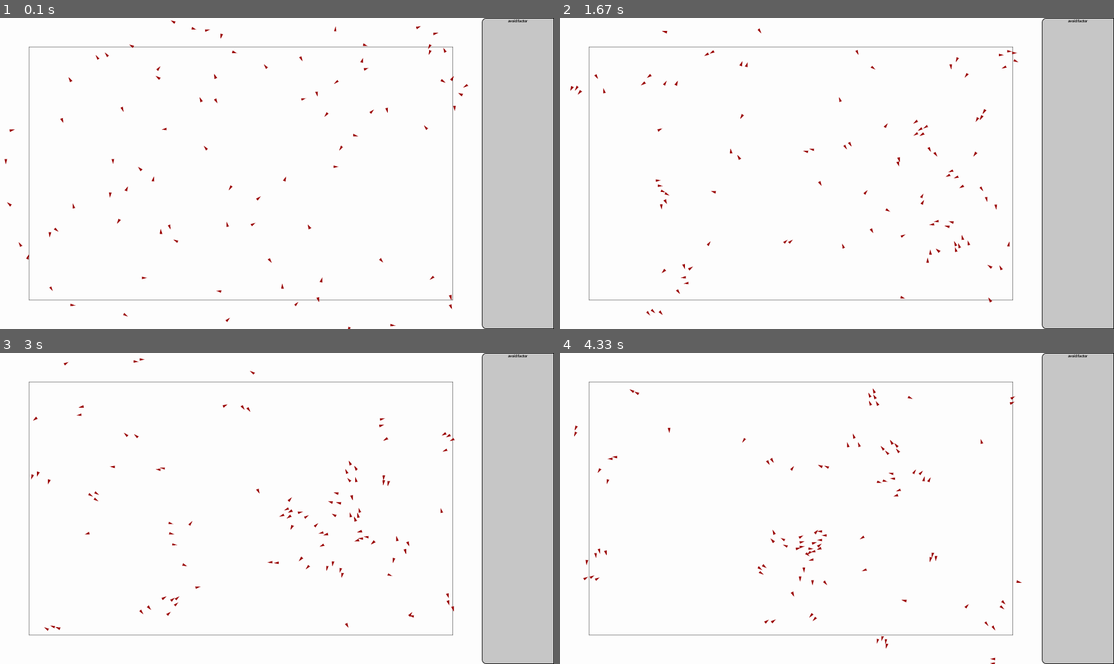
Above: before the commit, frames 1-4 (two rows, left to right).
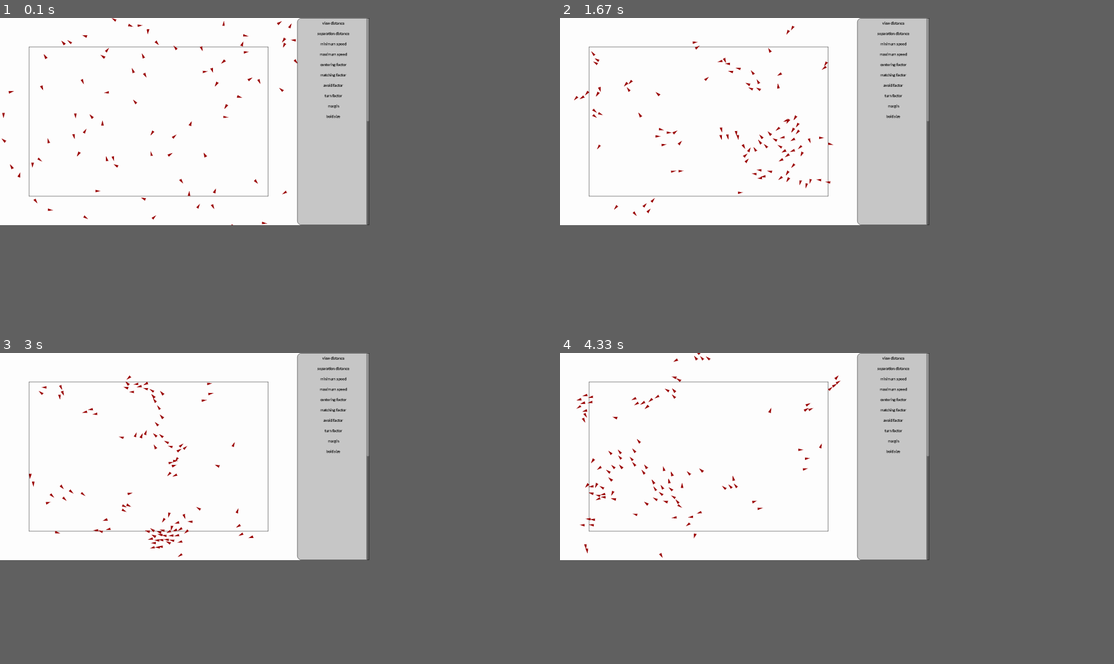
Above: after the commit, the same moments.

Repository: Peter-Vanderhyde/Boid-Simulation
Game: pygame game, started from main.py
The game is run twice, just before and just after one commit, with the same random seed, the same clock (stepped at 60 frames per second) and the same inputs.
Inputs:
- Up to frame 1 (0.1 s): no input
- Up to frame 2 (1.67 s): tap Enter at 0.33, 0.67 s
- Up to frame 3 (3 s): no input
- Up to frame 4 (4.33 s): no input
In our replay, the window is 900x506 before the commit and 600x337 after it. These sizes can differ from the game's own. Grey fills any space a smaller window leaves; there, only what the larger window draws over its background counts as a difference.

The runs differ from the first frame. In frame 1, 23% of the frame differs, in the area x 0-100%, y 0-100%; in frame 2, 24%, in the area x 1-100%, y 0-100%; in frame 3, 24%; in frame 4, 24%.

Commit message:
Added scrolling and stacking props

Diff:
--- a/canvas.py
+++ b/canvas.py
@@ -6,24 +6,31 @@
 class Canvas:
     """This class takes care of drawing the window, drawing the boids, and handling window events."""
 
-    def __init__(self, width, height, sidebar_width, bg_color, settings):
-        self.screen = pygame.display.set_mode((width, height), pygame.FULLSCREEN) # Create window
+    def __init__(self, width, height, bg_color, settings):
+        self.screen = pygame.display.set_mode((width, height)) # Create window
         self.bg_color = bg_color
         self.width = self.screen.get_width()
         self.height = self.screen.get_height()
-        self.sidebar = gui.Sidebar(self.screen, sidebar_width, settings)
+        self.sidebar = None
         margin = settings["margin"]["value"]
         # Create rectangle area the boids will try to stay within
         # ((corner_x, corner_y), (width, height))
         self.active_area = ((margin, margin),
-                    (self.width - sidebar_width - margin * 2, self.height - margin * 2))
+                    (self.width - margin * 2, self.height - margin * 2))
         self.settings = settings
         self.show_circles = False
+
+    def create_sidebar(self, width, prop_margin):
+        self.sidebar = gui.Sidebar(self.screen, width, prop_margin, self.settings)
+        margin = self.active_area[0][0]
+        self.active_area = ((margin, margin),
+                    (self.width - width - margin * 2, self.height - margin * 2))
 
     def draw(self, boids):
         self.draw_background()
         self.draw_boids(boids)
-        self.sidebar.draw()
+        if self.sidebar:
+            self.sidebar.draw()
 
     def draw_background(self):
         """Fills the screen with the background color and draws a square for the active area."""
@@ -69,3 +76,6 @@
                     sys.exit()
                 elif event.key == pygame.K_RETURN:
                     self.show_circles = not self.show_circles # Show view circles around boids
+            elif event.type == pygame.MOUSEWHEEL:
+                if self.sidebar.rect.collidepoint(pygame.mouse.get_pos()):
+                    self.sidebar.scroll(event.y * 10)
--- a/gui.py
+++ b/gui.py
@@ -1,22 +1,27 @@
 import pygame
-
+import math
+from vector import Vector
 
 class Anchor:
     def __init__(self, anchor_point_string, pos):
         self.anchor_point_string = anchor_point_string
         self.pos = pos
 
-    def move_rect(self, rect):
+    def anchor_rect(self, rect):
         if self.anchor_point_string == "center":
             rect.center = self.pos
-        elif self.anchor_point_string == "top left":
+        elif self.anchor_point_string == "left top":
             rect.topleft = self.pos
-        elif self.anchor_point_string == "top right":
+        elif self.anchor_point_string == "right top":
             rect.topright = self.pos
-        elif self.anchor_point_string == "bottom left":
+        elif self.anchor_point_string == "left bottom":
             rect.botleft = self.pos
-        elif self.anchor_point_string == "bottom right":
+        elif self.anchor_point_string == "right bottom":
             rect.botright = self.pos
+        elif self.anchor_point_string == "center top":
+            rect.midtop = self.pos
+        elif self.anchor_point_string == "center bottom":
+            rect.midbottom = self.pos
 
 class Text:
     def __init__(self, text, font_name, size, color, anchor=Anchor("top left", (0, 0))):
@@ -34,12 +39,20 @@
     def create_surf(self):
         self.surf = self.font.render(self.text, False, self.color)
         self.rect = self.surf.get_rect()
-        self.anchor.move_rect(self.rect)
+        self.anchor.anchor_rect(self.rect)
 
-    def render(self, screen):
+    def get_offset_rect(self, offset_amount):
+        return pygame.Rect(self.rect.left + offset_amount[0], self.rect.top + offset_amount[1],
+                           self.rect.width, self.rect.height)
+
+    def render(self, screen, offset=(0, 0)):
         if not self.text:
             raise RuntimeError("Text object has no text to display.")
-        screen.blit(self.surf, self.rect)
+
+        if offset == (0, 0):
+            screen.blit(self.surf, self.rect)
+        else:
+            screen.blit(self.surf, self.get_offset_rect(offset))
 
     def set_text(self, text):
         self.text = text
@@ -48,43 +61,79 @@
 
 
 class Property:
-    def __init__(self, name, font_name, value, min_value, max_value, sidebar_rect):
+    def __init__(self, name, font_name, value, min_value, max_value, place_top, margin):
         self.name = name
         self.font_name = font_name
         self.value = value
         self.min_value = min_value
         self.max_value = max_value
+        self.margin = margin
         self.title = None
-        self.create_title(sidebar_rect)
+        self.create_title(place_top + Vector(0, margin))
+        self.height = margin * 2 + self.title.rect.height
 
-    def create_title(self, sidebar_rect):
-        title = Text(self.name, self.font_name, 15, (0, 0, 0), Anchor("center", (sidebar_rect.center[0], 10)))
+    def create_title(self, place_top):
+        title = Text(self.name, self.font_name, 15, (0, 0, 0), Anchor("center top", place_top.values()))
         self.title = title
 
-    def draw(self, screen):
-        self.title.render(screen)
+    def draw(self, screen, offset_y):
+        self.title.render(screen, (0, offset_y))
 
 
 class Sidebar:
-    def __init__(self, screen, width, settings):
+    def __init__(self, screen, width, prop_margin, settings):
         self.screen = screen
         self.s_width = screen.get_width()
         self.s_height = screen.get_height()
         self.width = width
         self.rect = pygame.Rect(self.s_width - width, 0, width, self.s_height)
+        self.prop_margin = prop_margin
         self.settings = settings
         self.font_name = "calibri"
         self.properties = []
+        self.scroll_y = 0
+        self.max_scroll = 0
 
     def add_property(self, property_name):
         value, min_value, max_value = self.settings[property_name].values()
-        prop = Property(property_name, self.font_name, value, min_value, max_value, sidebar_rect=self.rect)
+
+        bot_of_last_prop = 0
+        for prop in self.properties:
+            bot_of_last_prop += prop.height
+
+        prop = Property(property_name, self.font_name, value, min_value, max_value,
+                        Vector(self.rect.centerx, bot_of_last_prop), self.prop_margin)
         self.properties.append(prop)
+        self.max_scroll -= prop.height
+
+    def scroll(self, amount):
+        self.scroll_y += amount
+        self.scroll_y = max(self.max_scroll, min(0, self.scroll_y))
+
+    def draw_scrollbar(self):
+        full_height = self.rect.height
+        scroll_percent = -self.max_scroll / full_height
+        if scroll_percent > 0.99:
+            bar_height = 30
+            scroll_speed = (full_height - bar_height) / -self.max_scroll
+        else:
+            bar_height = math.ceil(full_height - -self.max_scroll)
+            scroll_speed = 1
+
+        pygame.draw.rect(self.screen, (100, 100, 100),
+                         (self.rect.right - 10, self.rect.top, 10, self.rect.height), border_radius=20)
+        pygame.draw.rect(self.screen, (150, 150, 150),
+                         (self.rect.right - 10, self.rect.top + -self.scroll_y * scroll_speed, 10, bar_height), border_radius=20)
+        pygame.draw.rect(self.screen, (100, 100, 100),
+                         (self.rect.right - 10, self.rect.top + -self.scroll_y * scroll_speed, 10, bar_height), 1, border_radius=20)
 
     def draw(self):
         width, height = self.screen.get_size()
-        pygame.draw.rect(self.screen, (200, 200, 200), (width - self.width, 0, self.width, height), border_top_left_radius=15, border_bottom_left_radius=15)
+        pygame.draw.rect(self.screen, (200, 200, 200), (width - self.width, 0, self.width, height),
+                         border_top_left_radius=15, border_bottom_left_radius=15)
+
         for prop in self.properties:
-            prop.draw(self.screen)
+            prop.draw(self.screen, self.scroll_y)
 
-        pygame.draw.rect(self.screen, (0, 0, 0), self.rect, 2, border_top_left_radius=15, border_bottom_left_radius=15)
+        self.draw_scrollbar()
+        pygame.draw.rect(self.screen, (0, 0, 0), self.rect, 1, border_top_left_radius=15, border_bottom_left_radius=15)
--- a/main.py
+++ b/main.py
@@ -97,8 +97,10 @@
     clock = pygame.time.Clock() # Allows pygame to limit the fps
 
     settings["margin"]["max"] = min(width, height) / 2 - 1
-    canvas = Canvas(width, height, 250, (255, 255, 255), settings) # Handles functions for drawing, and events
-    canvas.sidebar.add_property("avoid factor")
+    canvas = Canvas(width, height, (255, 255, 255), settings) # Handles functions for drawing, and events
+    canvas.create_sidebar(width=250, prop_margin=10)
+    for key in settings.keys():
+        canvas.sidebar.add_property(key)
 
     width, height = canvas.width, canvas.height
     boids = create_boids(width, height, num_of_boids=100)
@@ -115,4 +117,4 @@
 
 
 if __name__ == "__main__":
-    main()
+    main(1280, 720)
